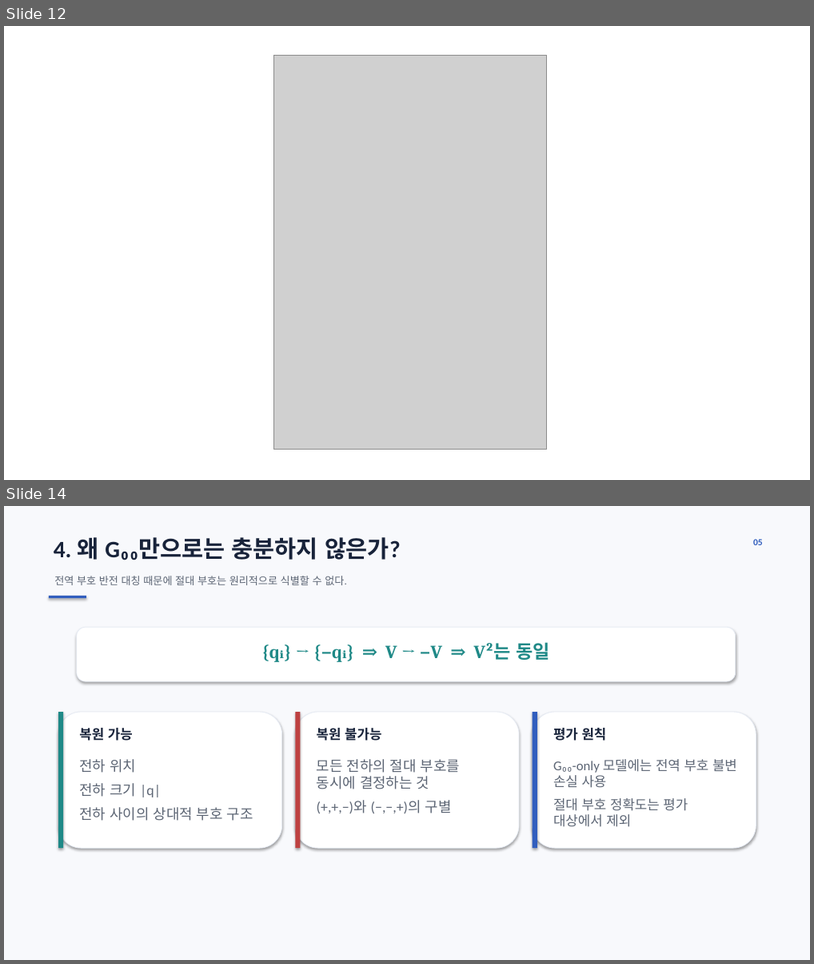
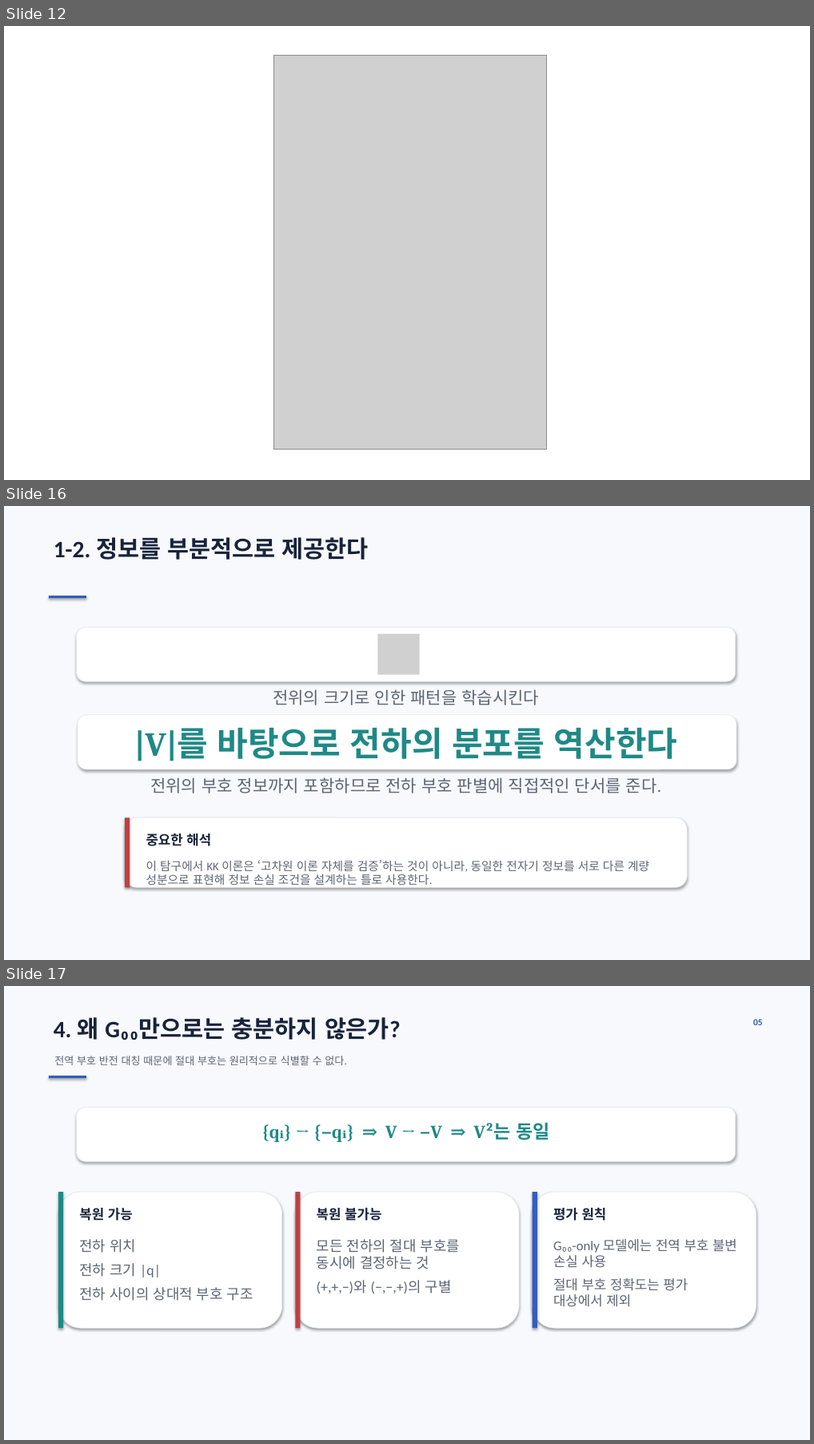
Before and after one commit to ohyunu525/KK-AI, a slide deck: Documents/보고서 파일.pptx. Shown one above the other, each under a label of ours: slides 12 and 14 before the commit, slides 12, 16 and 17 after it; the slides between them are not shown. The pictures are 814x964 and 814x1444 pixels, drawn with LibreOffice and Linux fonts; fonts in the diff are those of the drawing; grey boxes stand for pictures; background and template pictures are left out. Boxes give left, top, right and bottom in pixels: in the first picture for what was removed or moved away, otherwise in the second. Text is boxed around its words. In the diff, an @@ line names an element or a change of style, - is before the commit and + after.

```diff
--- a/Documents/보고서 파일.pptx
+++ b/Documents/보고서 파일.pptx
@@ slide 16 added at <box>4,506,810,960</box>, background #FFFFFF @@
@@ rectangle added at <box>4,506,810,960</box>, fill #F8F9FC @@
@@ text added at <box>54,537,369,560</box>, 28 pt, text #18233A, bold @@
+1-2. 정보를 부분적으로 제공한다
@@ rectangle added at <box>49,596,86,598</box>, fill #315EBE @@
@@ rounded rectangle added at <box>77,627,736,681</box>, fill #FFFFFF, outline #E6EBF4 0.75 pt @@
@@ picture added at <box>378,634,420,674</box> @@
@@ text added at <box>273,689,539,705</box>, 20 pt, text #5C6574 @@
+전위의 크기로 인한 패턴을 학습시킨다
@@ rounded rectangle added at <box>78,715,738,769</box>, fill #FFFFFF, outline #E6EBF4 0.75 pt @@
@@ text added at <box>134,727,678,761</box>, 40 pt, text #1F8987, bold @@
+|V|를 바탕으로 전하의 분포를 역산한다
@@ text added at <box>150,777,662,793</box>, 20 pt, text #5C6574 @@
+전위의 부호 정보까지 포함하므로 전하 부호 판별에 직접적인 단서를 준다.
@@ rounded rectangle added at <box>125,817,687,887</box>, fill #FFFFFF, outline #E6EBF4 0.75 pt @@
@@ rectangle added at <box>125,817,130,887</box>, fill #BE4141 @@
@@ text added at <box>146,833,211,846</box>, 16 pt, text #18233A, bold @@
+중요한 해석
@@ text added at <box>146,860,650,884</box>, 14 pt, text #5C6574 @@
+이 탐구에서 KK 이론은 ‘고차원 이론 자체를 검증’하는 것이 아니라, 동일한 전자기 정보를 서로 다른 계량 성분으로 표현해 정보 손실 조건을 설계하는 틀로 사용한다.
@@ what was slide 14 is now slide 17 @@
```
Also in this commit, not shown: 4 slides changed, 4 other slides added, 2 slides removed.
